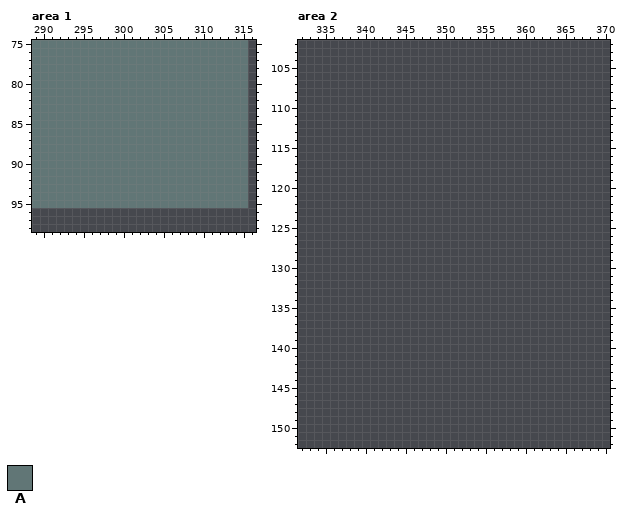
File history of a pixel-art file, Aseprite/Main Background/Convenience Store/ConvenienceItems.aseprite. Above is the file before it was changed.
512x256 pixels, 1 frame. Colours within 5 levels of each other are drawn and written as one. Shown: area 1: x 289..316, y 75..98; area 2: x 332..370, y 102..152. The commit also changed other parts of the picture, which this record leaves out.
Palette (. is transparent): A #617676
Pixels before, area 1, first column x 289:
75 AAAAAAAAAAAAAAAAAAAAAAAAAAA
76 AAAAAAAAAAAAAAAAAAAAAAAAAAA
77 AAAAAAAAAAAAAAAAAAAAAAAAAAA
78 AAAAAAAAAAAAAAAAAAAAAAAAAAA
79 AAAAAAAAAAAAAAAAAAAAAAAAAAA
80 AAAAAAAAAAAAAAAAAAAAAAAAAAA
81 AAAAAAAAAAAAAAAAAAAAAAAAAAA
82 AAAAAAAAAAAAAAAAAAAAAAAAAAA
83 AAAAAAAAAAAAAAAAAAAAAAAAAAA
84 AAAAAAAAAAAAAAAAAAAAAAAAAAA
85 AAAAAAAAAAAAAAAAAAAAAAAAAAA
86 AAAAAAAAAAAAAAAAAAAAAAAAAAA
87 AAAAAAAAAAAAAAAAAAAAAAAAAAA
88 AAAAAAAAAAAAAAAAAAAAAAAAAAA
89 AAAAAAAAAAAAAAAAAAAAAAAAAAA
90 AAAAAAAAAAAAAAAAAAAAAAAAAAA
91 AAAAAAAAAAAAAAAAAAAAAAAAAAA
92 AAAAAAAAAAAAAAAAAAAAAAAAAAA
93 AAAAAAAAAAAAAAAAAAAAAAAAAAA
94 AAAAAAAAAAAAAAAAAAAAAAAAAAA
95 AAAAAAAAAAAAAAAAAAAAAAAAAAA
Once edited:
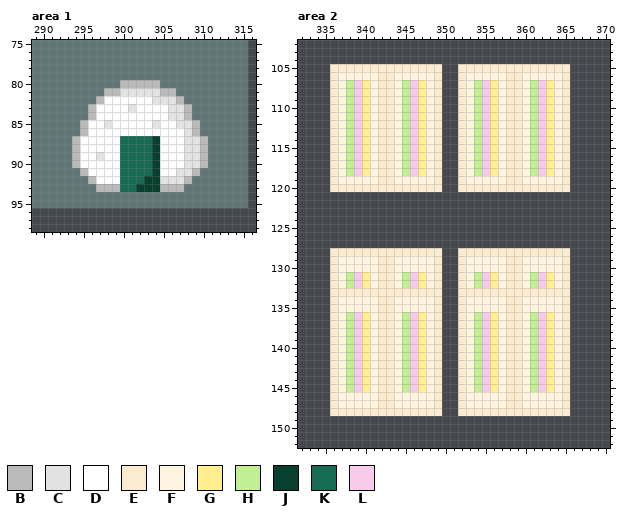
Colours new in this view: B #bababa  C #e2e2e2  D #ffffff  E #fbecd0  F #fff4e0  G #ffef90  H #c1ef94  J #08402f  K #186c53  L #f8cbea
Edits made:
Changed rows in their new state; - is an unchanged pixel.
Area 1:
first column x 294:
80 ------BBBBB------
81 ----BBCCCCCBB----
82 ---BDDDDDDCCCB---
83 --BDDDDCDDDDCCB--
84 --BDDDDDDDDDCCB--
85 -BDDCDDDDDCDDCCB-
86 -BDDDDDDDDDDDDCB-
87 BDDDDDKKKKJDDDCCB
88 BDDDDDKKKKJDDDCCB
89 BDDCDDKKKKJDDDCCB
90 BDDDDDKKKKJDDDCCB
91 -BDDDDKKKKJDDCCB-
92 --BDDDKKKJJCCCB--
93 ---BBBKKJJJBBB---
Area 2:
first column x 336:
105 EEEEEEEEEEEEEE--EEEEEEEEEEEEEE
106 EFFFFFEEFFFFFE--EFFFFFEEFFFFFE
107 EFHLGFEEFHLGFE--EFHLGFEEFHLGFE
108 EFHLGFEEFHLGFE--EFHLGFEEFHLGFE
109 EFHLGFEEFHLGFE--EFHLGFEEFHLGFE
110 EFHLGFEEFHLGFE--EFHLGFEEFHLGFE
111 EFHLGFEEFHLGFE--EFHLGFEEFHLGFE
112 EFHLGFEEFHLGFE--EFHLGFEEFHLGFE
113 EFHLGFEEFHLGFE--EFHLGFEEFHLGFE
114 EFHLGFEEFHLGFE--EFHLGFEEFHLGFE
115 EFHLGFEEFHLGFE--EFHLGFEEFHLGFE
116 EFHLGFEEFHLGFE--EFHLGFEEFHLGFE
117 EFHLGFEEFHLGFE--EFHLGFEEFHLGFE
118 EFHLGFEEFHLGFE--EFHLGFEEFHLGFE
119 EFFFFFEEFFFFFE--EFFFFFEEFFFFFE
120 EEEEEEEEEEEEEE--EEEEEEEEEEEEEE
first column x 336:
128 EEEEEEEEEEEEEE--EEEEEEEEEEEEEE
129 EFFFFFEEFFFFFE--EFFFFFEEFFFFFE
130 EFFFFFEEFFFFFE--EFFFFFEEFFFFFE
131 EFHLGFEEFHLGFE--EFHLGFEEFHLGFE
132 EFHLGFEEFHLGFE--EFHLGFEEFHLGFE
133 EEEEEEEEEEEEEE--EEEEEEEEEEEEEE
134 EFFFFFEEFFFFFE--EFFFFFEEFFFFFE
135 EFFFFFEEFFFFFE--EFFFFFEEFFFFFE
136 EFHLGFEEFHLGFE--EFHLGFEEFHLGFE
137 EFHLGFEEFHLGFE--EFHLGFEEFHLGFE
138 EFHLGFEEFHLGFE--EFHLGFEEFHLGFE
139 EFHLGFEEFHLGFE--EFHLGFEEFHLGFE
140 EFHLGFEEFHLGFE--EFHLGFEEFHLGFE
141 EFHLGFEEFHLGFE--EFHLGFEEFHLGFE
142 EFHLGFEEFHLGFE--EFHLGFEEFHLGFE
143 EFHLGFEEFHLGFE--EFHLGFEEFHLGFE
144 EFHLGFEEFHLGFE--EFHLGFEEFHLGFE
145 EFHLGFEEFHLGFE--EFHLGFEEFHLGFE
146 EFFFFFEEFFFFFE--EFFFFFEEFFFFFE
147 EFFFFFEEFFFFFE--EFFFFFEEFFFFFE
148 EEEEEEEEEEEEEE--EEEEEEEEEEEEEE
Where, in picture pixels (left, top, right, bottom), the same in both pictures:
changed: (72, 80, 208, 192)
added: (330, 64, 570, 192)
added: (330, 248, 570, 416)
